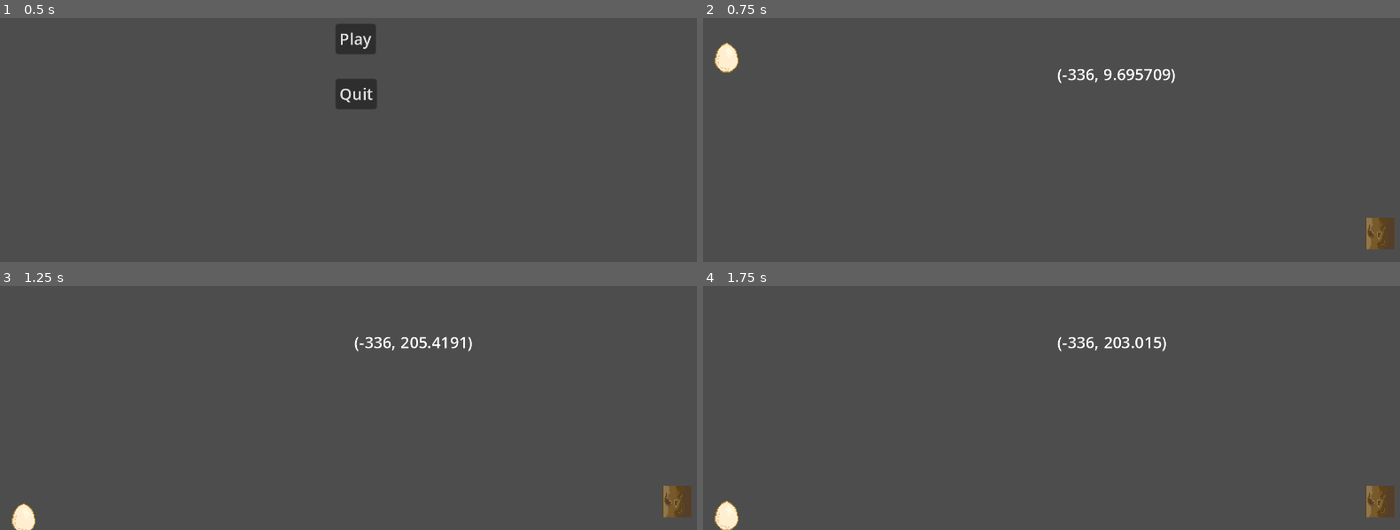
Above: before the commit, frames 1-4 (two rows, left to right).
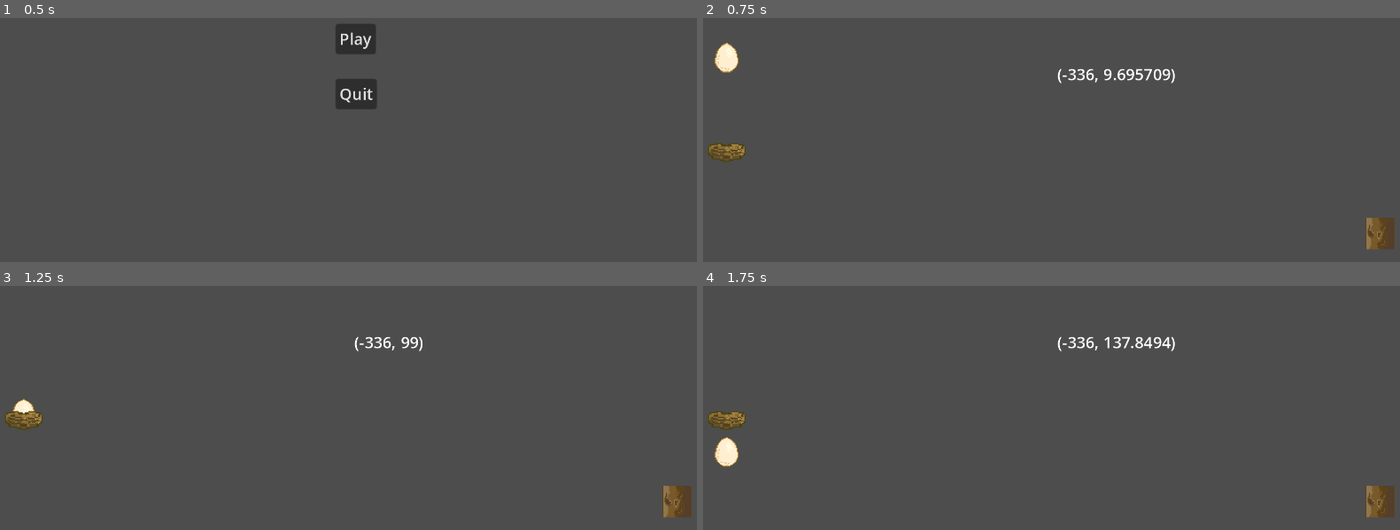
Above: after the commit, the same moments.

Repository: SuperGameBug/Hop_n_Zip
Game: Godot game, scene res://levels/lvl_main.tscn
Two runs of this game, one before a commit and one after it. Both use one fixed random seed, a clock stepped at 60 frames per second and the inputs below.
Inputs (mouse positions are in pixels of both pictures, inside the frame that each line leads up to):
- Up to frame 1 (0.5 s): no input
- Up to frame 2 (0.75 s): click "Play" at 0.5 s
- Up to frame 3 (1.25 s): no input
- Up to frame 4 (1.75 s): move the mouse to (1211, 310) at 1.27 s; click (1211, 310) at 1.35 s

Frame 1 is identical in both runs. In frame 2, 0.3% of the frame differs, in the area x 0-7%, y 51-60%; in frame 3, 1.0%; in frame 4, 1.2%, in the area x 0-68%, y 20-100%.

Commit message:
Added Projectile Prediction system
+ Projectile System
+ bubble sprite for projectile prediction

Diff:
--- a/levels/lvl_world.tscn
+++ b/levels/lvl_world.tscn
@@ -1,13 +1,14 @@
-[gd_scene load_steps=5 format=3 uid="uid://ctwooiu34p2cw"]
+[gd_scene load_steps=6 format=3 uid="uid://ctwooiu34p2cw"]
 
 [ext_resource type="PackedScene" uid="uid://meogtrv5jqk4" path="res://systems/Player/obj_Eggy_Player.tscn" id="1_ah15s"]
 [ext_resource type="Script" path="res://levels/Label.gd" id="3_qjisq"]
+[ext_resource type="PackedScene" uid="uid://8cxahcint400" path="res://systems/Interactions/obj_nest_Platform.tscn" id="4_fo1b1"]
 [ext_resource type="PackedScene" uid="uid://dscfi7ete226y" path="res://systems/World/TreeTrunk/obj_Tree_Trunk.tscn" id="4_p2ywg"]
 
 [sub_resource type="WorldBoundaryShape2D" id="WorldBoundaryShape2D_v7itk"]
 
 [node name="World" type="Node2D"]
-position = Vector2(360, 202.5)
+position = Vector2(720, 405)
 
 [node name="Camera2D" type="Camera2D" parent="."]
 
@@ -31,3 +32,6 @@
 
 [node name="TreeTrunk" parent="PlayGroup" instance=ExtResource("4_p2ywg")]
 position = Vector2(328, 189.5)
+
+[node name="ObjectiveNest" parent="." instance=ExtResource("4_fo1b1")]
+position = Vector2(-336, 99)
--- /dev/null
+++ b/systems/Interactions/predictionLine/obj_predictionArc.tscn
@@ -0,0 +1,6 @@
+[gd_scene load_steps=2 format=3 uid="uid://ceiak7q38qdmw"]
+
+[ext_resource type="Script" path="res://systems/Interactions/predictionLine/sct_predictionArc.gd" id="1_7t0yg"]
+
+[node name="ArcPredictor" type="Node2D"]
+script = ExtResource("1_7t0yg")
--- /dev/null
+++ b/systems/Interactions/predictionLine/sct_predictionArc.gd
@@ -0,0 +1,63 @@
+extends Node2D
+class_name predictionArc
+
+@export var Player : Eggy_Player
+
+var _gravity : float = ProjectSettings.get_setting("physics/2d/default_gravity")
+var isDragging : bool = false
+var bubbleSprite = []
+const _predictor_amount : int = 16
+
+
+# Called when the node enters the scene tree for the first time.
+func _ready():
+	for i in _predictor_amount:
+		var childSprite = Sprite2D.new()
+		childSprite.texture = load("res://sprites/world/spr_Bubble.png")
+		bubbleSprite.append(childSprite)
+		#childSprite.tree
+
+
+func _predict_arc(delta):
+
+	var current_mouse_location = get_global_mouse_position()
+	var drag_direction = (Player._init_mouse_position - current_mouse_location).normalized()
+	var drag_distance = (Player._init_mouse_position - current_mouse_location).length()
+
+	for i in bubbleSprite.size():
+
+		# Spawining Bubbles
+		if bubbleSprite[i].is_inside_tree() == false:
+			get_tree().root.add_child(bubbleSprite[i])
+
+		var UpVector = Vector2(0.,1.).rotated(Player.rotation)
+
+		bubbleSprite[i].position = Player.global_position - (16.*UpVector)
+
+
+		var timeelapsed = pow(float(i)/float(bubbleSprite.size()),2.)
+
+		bubbleSprite[i].position.x += ((drag_direction.x * drag_distance) * timeelapsed)
+		bubbleSprite[i].position.y += ((drag_direction.y * drag_distance) * timeelapsed)
+
+		bubbleSprite[i].position.y += (pow(_gravity * Player.mass * timeelapsed,2.) / 100000.) * timeelapsed
+
+
+
+# Called every frame. 'delta' is the elapsed time since the previous frame.
+func _physics_process(delta):
+	if(isDragging == true):
+		_predict_arc(delta)
+
+
+
+
+func _on_eggy_player_on_mouse_drag_start():
+	isDragging = true
+
+
+
+func _on_eggy_player_on_mouse_drag_end():
+	isDragging = false
+	for i in bubbleSprite.size():
+		get_tree().root.remove_child(bubbleSprite[i])
--- a/systems/Player/obj_Eggy_Player.tscn
+++ b/systems/Player/obj_Eggy_Player.tscn
@@ -1,13 +1,14 @@
-[gd_scene load_steps=4 format=3 uid="uid://meogtrv5jqk4"]
+[gd_scene load_steps=5 format=3 uid="uid://meogtrv5jqk4"]
 
 [ext_resource type="Script" path="res://systems/Player/sct_Eggy_Player.gd" id="1_fiwur"]
 [ext_resource type="Texture2D" uid="uid://cci2lvavpu8c4" path="res://sprites/Eggy/spr_Eggy.png" id="2_nw15o"]
+[ext_resource type="Script" path="res://systems/Interactions/predictionLine/sct_predictionArc.gd" id="3_oftoo"]
 
 [sub_resource type="CapsuleShape2D" id="CapsuleShape2D_vl3bv"]
 height = 29.57
 
 [node name="Eggy_Player" type="RigidBody2D"]
-mass = 0.05
+mass = 2.0
 script = ExtResource("1_fiwur")
 
 [node name="CollisionShape2D" type="CollisionShape2D" parent="."]
@@ -18,3 +19,10 @@
 position = Vector2(0, -15)
 texture = ExtResource("2_nw15o")
 hframes = 8
+
+[node name="predictionArc" type="Node2D" parent="." node_paths=PackedStringArray("Player")]
+script = ExtResource("3_oftoo")
+Player = NodePath("..")
+
+[connection signal="on_mouse_Drag_end" from="." to="predictionArc" method="_on_eggy_player_on_mouse_drag_end"]
+[connection signal="on_mouse_Drag_start" from="." to="predictionArc" method="_on_eggy_player_on_mouse_drag_start"]
--- a/systems/Player/sct_Eggy_Player.gd
+++ b/systems/Player/sct_Eggy_Player.gd
@@ -1,10 +1,12 @@
 extends RigidBody2D
 class_name Eggy_Player
 
+signal on_mouse_Drag_start
+signal on_mouse_Drag_end
 
-const maximum_jump_force = 2500
-#const minClamp = Vector2(-impulseClamp,-impulseClamp)
-#const maxClamp = Vector2(impulseClamp,impulseClamp)
+
+const maximum_jump_force = 1000.
+
 
 
 var _init_mouse_position : Vector2
@@ -16,7 +18,6 @@
 # Called when the node enters the scene tree for the first time.
 func _ready():
 	playersprite = $Sprite2D
-	pass # Replace with function body.
 
 
 # Called every frame. 'delta' is the elapsed time since the previous frame.
@@ -24,8 +25,10 @@
 	pass
 
 func _physics_process(delta):
+
 	if(!self.freeze):
 		sprite_anim_Rotate()
+
 
 	if Input.is_action_just_pressed("debug_switch"):
 		if bDebug != true:
@@ -37,25 +40,33 @@
 
 
 
+
+
 	if Input.is_action_just_pressed("ui_cancel"):
 		get_tree().reload_current_scene()
 
-	if Input.is_action_just_pressed("touch_primary"):			# Stores initial Mouse position
-		_init_mouse_position = get_global_mouse_position()
+	if (self.freeze == true):
+		if Input.is_action_just_pressed("touch_primary"):			# Stores initial Mouse position
+			_init_mouse_position = get_global_mouse_position()
+			on_mouse_Drag_start.emit()
 
 
-	if Input.is_action_just_released("touch_primary"):			# Subtracts initial mouse position with released position
-		self.set_deferred("freeze", false)
+		if Input.is_action_just_released("touch_primary"):			# Subtracts initial mouse position with released position
+
+			self.set_deferred("freeze", false)
+			on_mouse_Drag_end.emit()
 
 
-		_end_mouse_position = get_global_mouse_position()
+			_end_mouse_position = get_global_mouse_position()
 
-		var eggy_impulse = (_init_mouse_position - _end_mouse_position)*20.
+			var impulse_direction = (_init_mouse_position - _end_mouse_position).normalized()
+			var jump_mag = clamp((_init_mouse_position - _end_mouse_position).length() * 5.,-maximum_jump_force,maximum_jump_force)
 
-		# Clamping both axes separately
-		eggy_impulse.x = clamp(eggy_impulse.x, -maximum_jump_force, maximum_jump_force)
-		eggy_impulse.y = clamp(eggy_impulse.y, -maximum_jump_force, maximum_jump_force)
-		apply_central_force(eggy_impulse)
+
+			print(jump_mag)
+
+
+			self.linear_velocity = (impulse_direction * jump_mag)
 
 
 
@@ -64,13 +75,6 @@
 	self.set_deferred("freeze", true)
 
 func move_to_holder(new_position):
-	#var required_velocity = new_position - self.position
-	#
-	#print(required_velocity)
-	#self.linear_velocity = (required_velocity)
-	#
-
-	#self.linear_velocity = Vector2(0.,0.)
 
 	var moveTween = create_tween()
 	var rotTween = create_tween()
@@ -78,8 +82,6 @@
 	moveTween.tween_property(self, "position",new_position,.1)
 	rotTween.tween_property(self, "rotation_degrees",0,.1)
 
-	#rotTween.tween_callback(testFunc())
-
 func sprite_anim_Rotate():
 		var spriteRotation = int(fposmod(self.rotation + 0.2,2.* PI) * 1.27388535032)
 		playersprite.frame = spriteRotation
--- a/systems/World/Spawners/WallSpawner/platform_spawner.gd
+++ b/systems/World/Spawners/WallSpawner/platform_spawner.gd
@@ -4,6 +4,7 @@
 
 # Called when the node enters the scene tree for the first time.
 func _ready():
+	pass
 
 
 
Binary file added: sprites/world/spr_Bubble.png
Not shown, added: sprites/world/spr_Bubble.png.import
